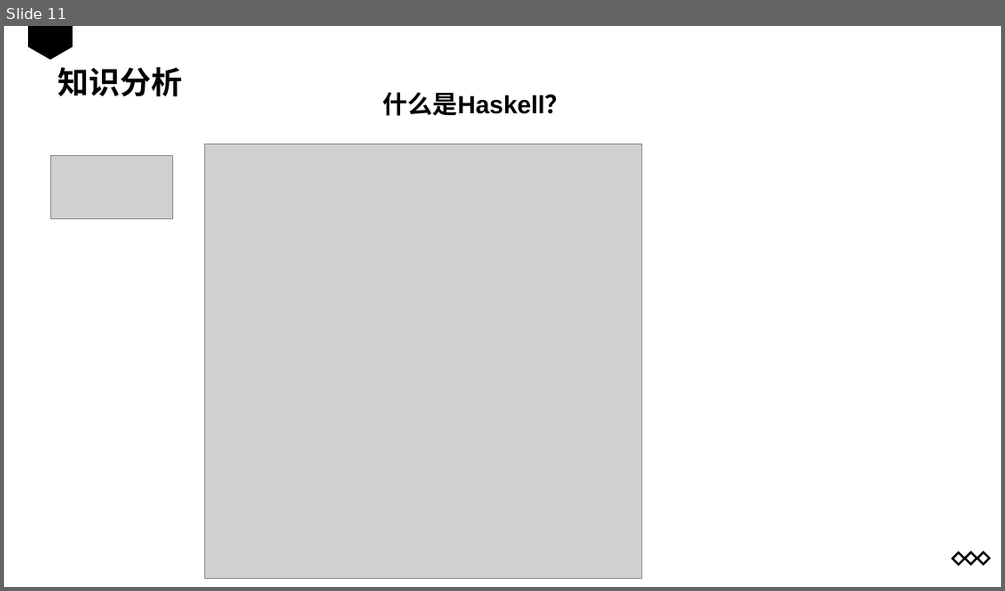
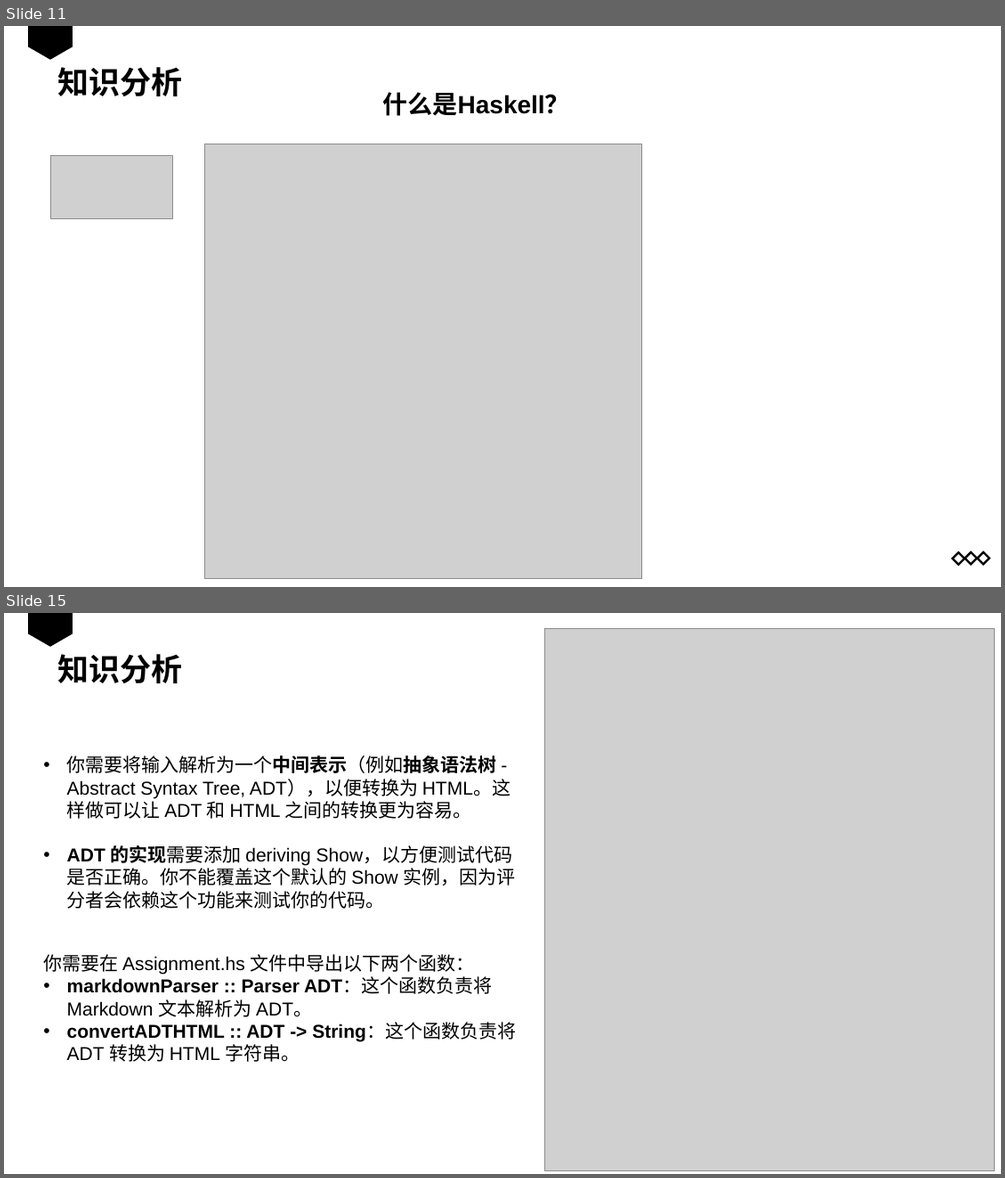
Before and after one commit to JannLeo/teach, a slide deck: Programming Paradigms 2024/Programming Paradigms 2024.pptx. Shown one above the other, each under a label of ours: slide 11 before the commit, slides 11 and 15 after it; the slides between them are not shown. The pictures are 1005x591 and 1005x1178 pixels, drawn with LibreOffice and Linux fonts; fonts in the diff are those of the drawing; grey boxes stand for pictures. Boxes give left, top, right and bottom in pixels: in the first picture for what was removed or moved away, otherwise in the second. Text is boxed around its words. In the diff, an @@ line names an element or a change of style, - is before the commit and + after.

```diff
--- a/Programming Paradigms 2024/Programming Paradigms 2024.pptx
+++ b/Programming Paradigms 2024/Programming Paradigms 2024.pptx
@@ slide 15 added at bbox=[4, 613, 1001, 1174], background #FFFFFF @@
@@ freeform shape added at bbox=[28, 613, 73, 646], fill #000000 @@
@@ picture added at bbox=[545, 629, 995, 1171] @@
@@ text added at bbox=[57, 654, 182, 683], 30 pt, text #000000, bold @@
+知识分析
@@ text added at bbox=[67, 755, 516, 908], 18 pt, text #000000 @@
+• 你需要将输入解析为一个中间表示（例如抽象语法树 - Abstract Syntax Tree, ADT），以便转换为 HTML。这样做可以让 ADT 和 HTML 之间的转换更为容易。
+• ADT 的实现需要添加 deriving Show，以方便测试代码是否正确。你不能覆盖这个默认的 Show 实例，因为评分者会依赖这个功能来测试你的代码。
@@ text added at bbox=[43, 954, 516, 1062], 18 pt, text #000000 @@
+你需要在 Assignment.hs 文件中导出以下两个函数：
+• markdownParser :: Parser ADT：这个函数负责将 Markdown 文本解析为 ADT。
+• convertADTHTML :: ADT -> String：这个函数负责将 ADT 转换为 HTML 字符串。
```
Also in this commit, not shown: 13 slides changed, 15 other slides added, 5 other files.
